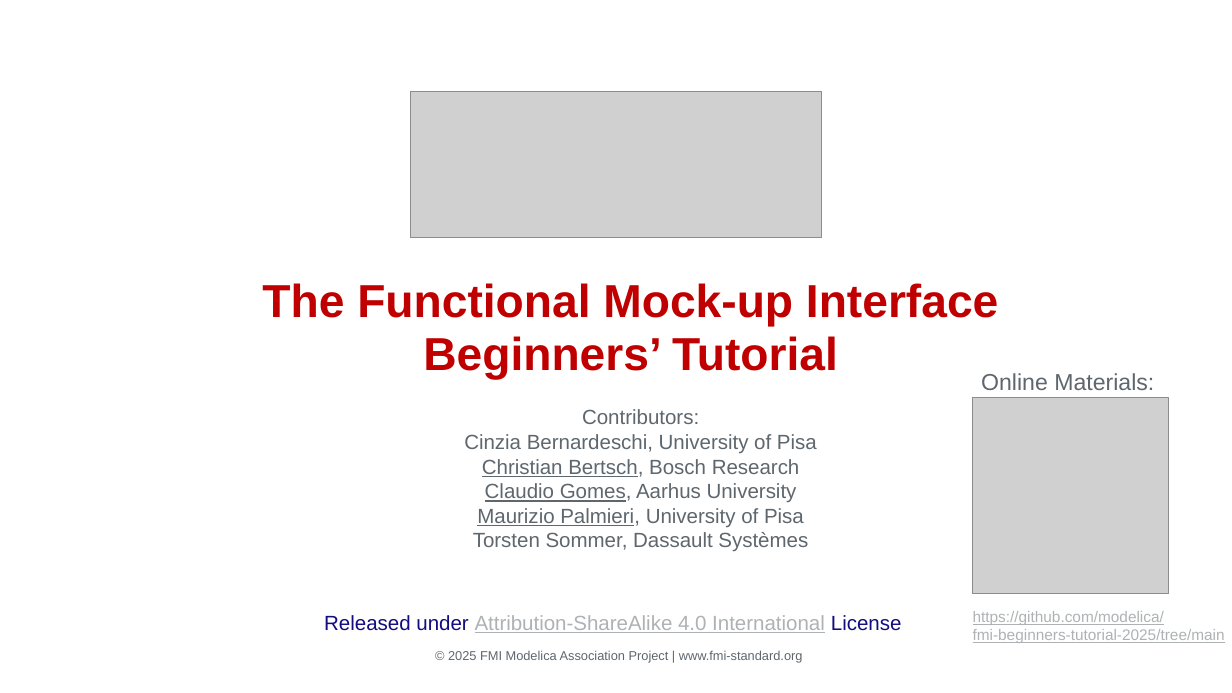
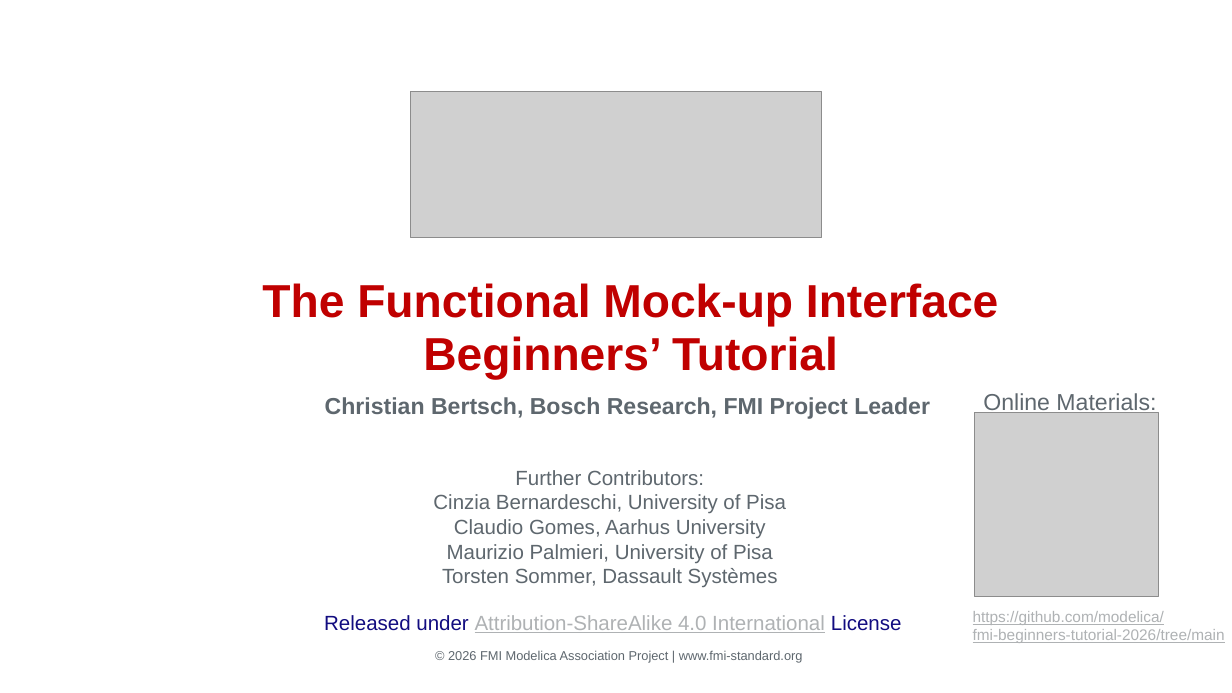
Before and after one commit to modelica/fmi-beginners-tutorial-2026, a slide deck: slide 1 of part1/Introduction-to-FMI.pptx. Drawn at 1232x693 pixels with LibreOffice and Linux fonts; fonts in the diff are those of the drawing; grey boxes stand for pictures. Boxes give left, top, right and bottom in pixels: in the first picture for what was removed or moved away, otherwise in the second. Text is boxed around its words. In the diff, an @@ line names an element or a change of style, - is before the commit and + after.

```diff
--- a/part1/Introduction-to-FMI.pptx
+++ b/part1/Introduction-to-FMI.pptx
@@ text "Online Materials:" rewrapped from <box>981,373,1154,390</box> to <box>983,393,1156,415</box> @@
@@ text added at <box>325,397,930,419</box>, 18 pt, text #5E676E, bold @@
+Christian Bertsch, Bosch Research, FMI Project Leader
@@ picture: place and size @@
-picture at <box>972,397,1168,593</box>
+picture at <box>974,412,1158,596</box>
@@ text "Further Contributors:": place and size @@
-text "Further Contributors:" at <box>464,409,817,551</box>
+text "Further Contributors:" at <box>433,470,786,587</box>
@@ text at <box>482,459,800,477</box>: paragraph removed @@
-Christian Bertsch, Bosch Research
@@ text at <box>515,470,704,485</box>: text changed @@
-Contributors:
+Further Contributors:
@@ text at <box>447,519,773,563</box>: underline off in "Claudio Gomes,", "Maurizio Palmieri," @@
```
Also in this commit, not shown: 33 other slides changed, 1 other file.
